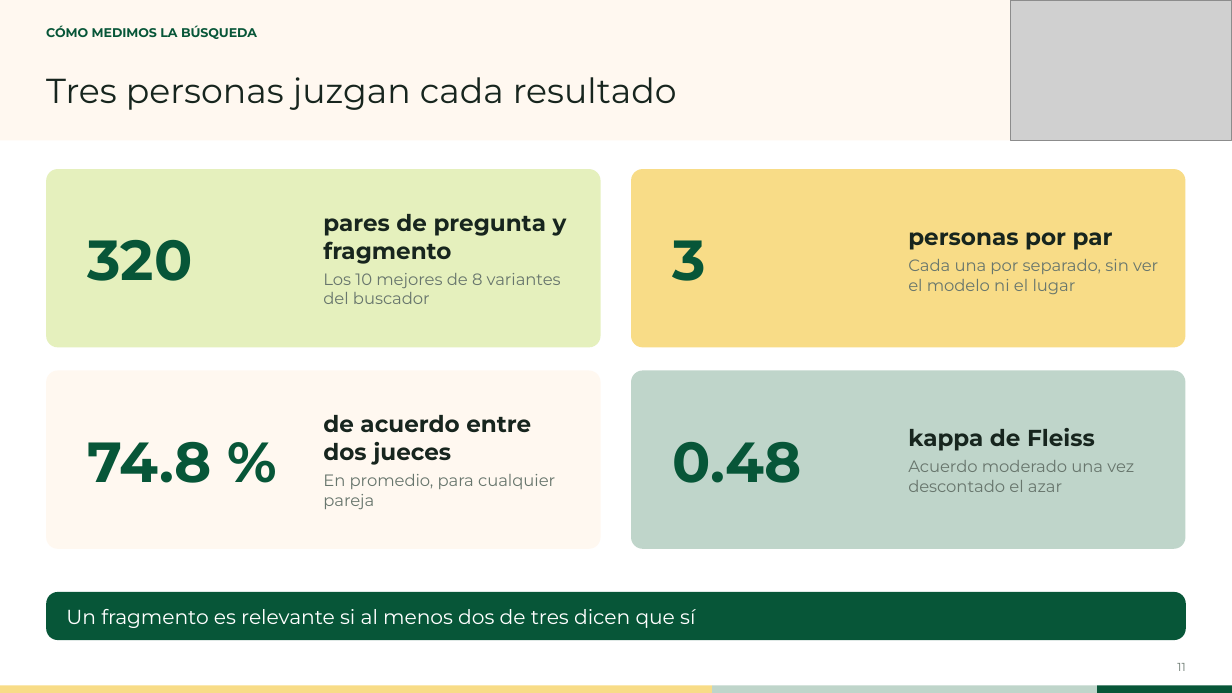
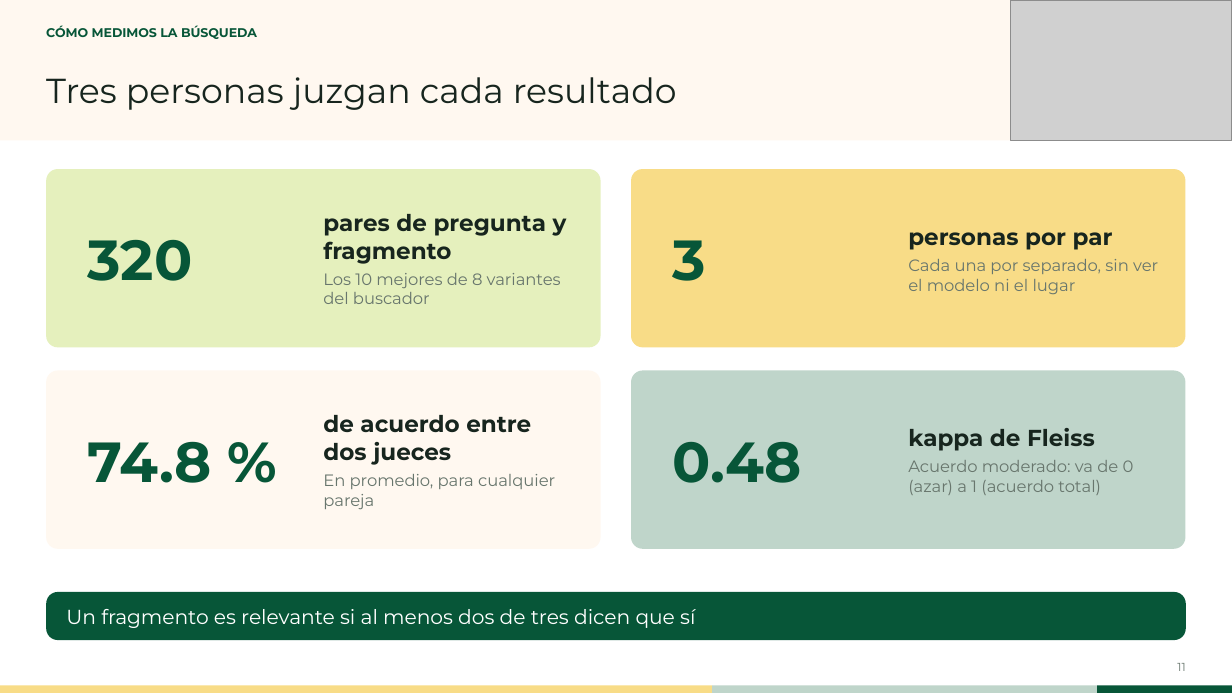
Before and after one commit to DiegoMoctezuma/Examen_Mineria_Textos, a slide deck: slide 11 of laminas/Presentacion_Mineria_de_Textos_v2.pptx. Drawn at 1232x693 pixels with LibreOffice and Linux fonts; fonts in the diff are those of the drawing; grey boxes stand for pictures. Boxes give left, top, right and bottom in pixels: in the first picture for what was removed or moved away, otherwise in the second. Text is boxed around its words. In the diff, an @@ line names an element or a change of style, - is before the commit and + after.

```diff
--- a/laminas/Presentacion_Mineria_de_Textos_v2.pptx
+++ b/laminas/Presentacion_Mineria_de_Textos_v2.pptx
@@ text at (908, 460, 1134, 495): text changed @@
-Acuerdo moderado una vez descontado el azar
+Acuerdo moderado: va de 0 (azar) a 1 (acuerdo total)
```
Also in this commit, not shown: 16 other slides changed, 1 other file.
